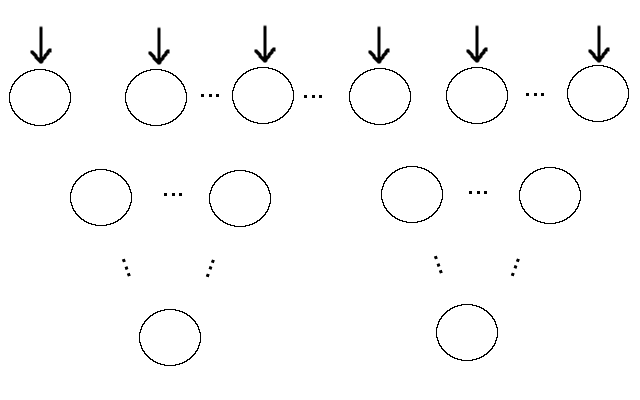
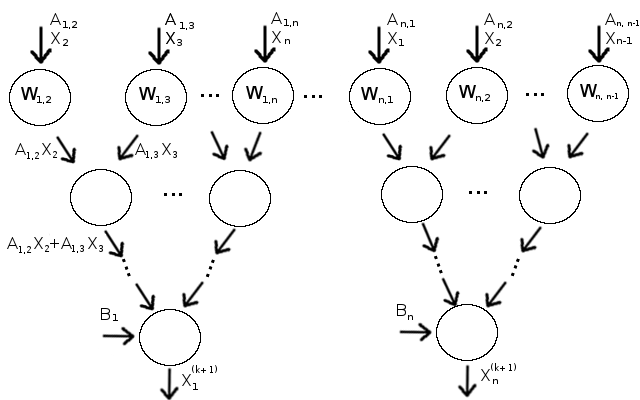
Layer changes from the first 640 x 400 image to the second:
removed layer "Livello #14" over 605, 24, 611, 44
removed layer "Livello #13" over 388, 32, 391, 44
removed layer "Livello #12" over 272, 31, 277, 43
removed layer "Livello #11" over 166, 32, 171, 44
removed layer "Livello #10" over 51, 32, 53, 44
removed layer "Livello #6" over 484, 24, 489, 44
removed layer "Sfondo copia #2" over 361, 87, 393, 134
removed layer "Sfondo copia" over 361, 84, 618, 133
removed layer "Sfondo copia #1" over 246, 86, 277, 104
removed layer "Livello copia #3" over 448, 304, 498, 308
removed layer "Livello copia #1" over 145, 309, 197, 366
removed layer "Sfondo" over 21, 86, 277, 135
painted on "Livello" over 7, 12, 639, 400
